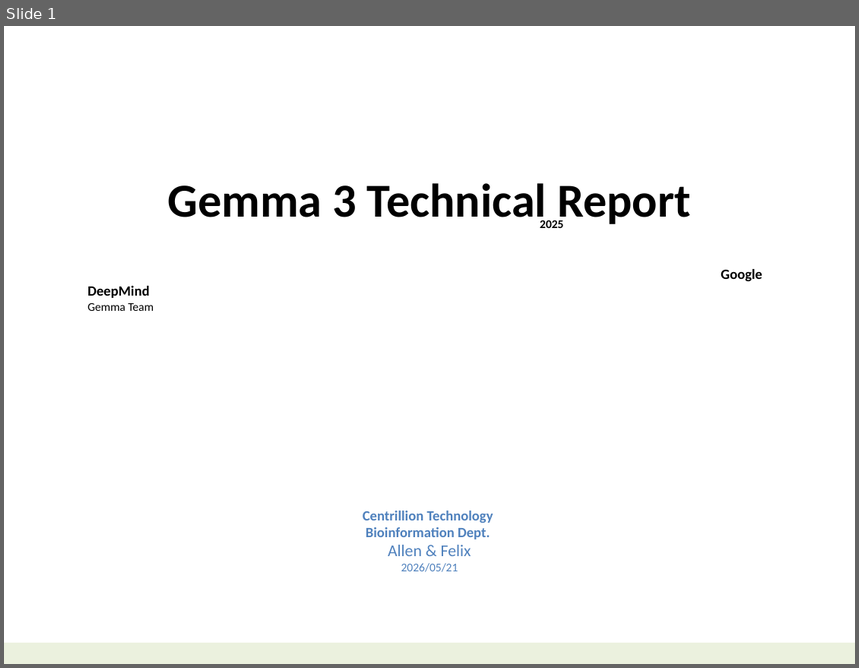
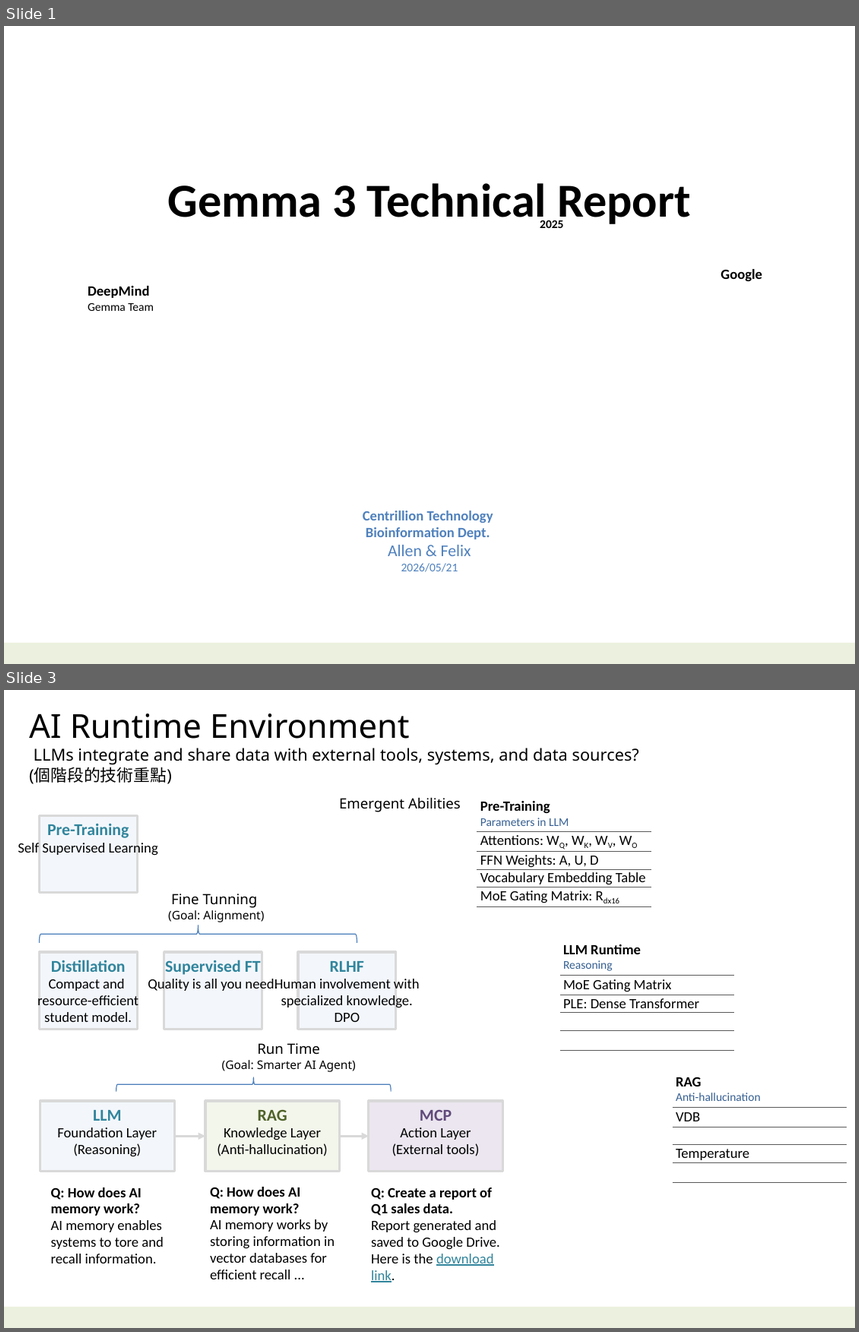
Before and after one commit to navibator/crazy-ai, a slide deck: ai-gemma.pptx. Shown one above the other, each under a label of ours: slide 1 before the commit, slides 1 and 3 after it; the slides between them are not shown. The pictures are 859x668 and 859x1332 pixels, drawn with LibreOffice and Linux fonts; fonts in the diff are those of the drawing. Boxes give left, top, right and bottom in pixels: in the first picture for what was removed or moved away, otherwise in the second. Text is boxed around its words. In the diff, an @@ line names an element or a change of style, - is before the commit and + after.

```diff
--- a/ai-gemma.pptx
+++ b/ai-gemma.pptx
@@ slide 3 added at bbox=[4, 690, 855, 1328], background #FFFFFF; not listed: 1 template element that a slide beside it also shows @@
@@ text added at bbox=[29, 714, 639, 784], 14 pt, text #000000 @@
+AI Runtime Environment
+LLMs integrate and share data with external tools, systems, and data sources?
+(個階段的技術重點)
@@ text added at bbox=[339, 797, 461, 812], 12 pt, text #000000 @@
+Emergent Abilities
@@ table added at bbox=[477, 796, 652, 907], 5 rows, 1 columns @@
+Pre-Training / Parameters in LLM
+Attentions: WQ, WK, WV, WO
+FFN Weights: A, U, D
+Vocabulary Embedding Table
+MoE Gating Matrix: Rdx16
@@ rectangle added at bbox=[39, 816, 137, 894], fill #C6D9F1 at 20% opacity, outline #D9D9D9 2 pt, 12 pt, text #000000 @@
+Pre-Training
+Self Supervised Learning
@@ text added at bbox=[168, 894, 264, 923], 10 pt, text #000000 @@
+Fine Tunning
+(Goal: Alignment)
@@ right brace added at bbox=[40, 925, 357, 943], outline #4B7EBC 0.75 pt @@
@@ table added at bbox=[560, 939, 734, 1049], 5 rows, 1 columns @@
+LLM Runtime / Reasoning
+MoE Gating Matrix
+PLE: Dense Transformer
+
+
@@ rectangle added at bbox=[39, 952, 137, 1030], fill #C6D9F1 at 20% opacity, outline #D9D9D9 2 pt, 12 pt, text #000000 @@
+Distillation
+Compact and
+resource-efficient
+student model.
@@ rectangle added at bbox=[164, 952, 262, 1030], fill #C6D9F1 at 20% opacity, outline #D9D9D9 2 pt, 12 pt, text #000000 @@
+Supervised FT
+Quality is all you need.
@@ rectangle added at bbox=[299, 952, 396, 1030], fill #C6D9F1 at 20% opacity, outline #D9D9D9 2 pt, 12 pt, text #000000 @@
+RLHF
+Human involvement with
+specialized knowledge.
+DPO
@@ text added at bbox=[222, 1043, 356, 1072], 10 pt, text #000000 @@
+Run Time
+(Goal: Smarter AI Agent)
@@ table added at bbox=[672, 1072, 847, 1181], 5 rows, 1 columns @@
+RAG / Anti-hallucination
+VDB
+
+Temperature
+
@@ right brace added at bbox=[116, 1078, 392, 1092], outline #4B7EBC 0.75 pt @@
@@ rectangle added at bbox=[40, 1101, 174, 1172], fill #C6D9F1 at 20% opacity, outline #D9D9D9 2 pt, 12 pt, text #000000 @@
+LLM
+Foundation Layer
+(Reasoning)
@@ rectangle added at bbox=[205, 1101, 339, 1172], fill #C3D69B at 20% opacity, outline #D9D9D9 2 pt, 12 pt, text #000000 @@
+RAG
+Knowledge Layer
+(Anti-hallucination)
@@ rectangle added at bbox=[369, 1101, 503, 1172], fill #E6E0EC at 80% opacity, outline #D9D9D9 2 pt, 12 pt, text #000000 @@
+MCP
+Action Layer
+(External tools)
@@ arrow added from (174, 1136) to (205, 1136), #D9D9D9 2 pt @@
@@ arrow added from (339, 1136) to (369, 1136), #D9D9D9 2 pt @@
@@ text added at bbox=[51, 1188, 164, 1264], 12 pt, text #000000 @@
+Q: How does AI memory work?
+AI memory enables systems to tore and recall information.
@@ text added at bbox=[210, 1187, 335, 1280], 12 pt, text #000000 @@
+Q: How does AI memory work?
+AI memory works by storing information in vector databases for efficient recall ...
@@ text added at bbox=[371, 1188, 500, 1283], 12 pt, text #000000 @@
+Q: Create a report of Q1 sales data.
+Report generated and saved to Google Drive. Here is the download link.
```
Also in this commit, not shown: 5 slides changed, 1 other slide added, 3 slides removed, 1 other file.
